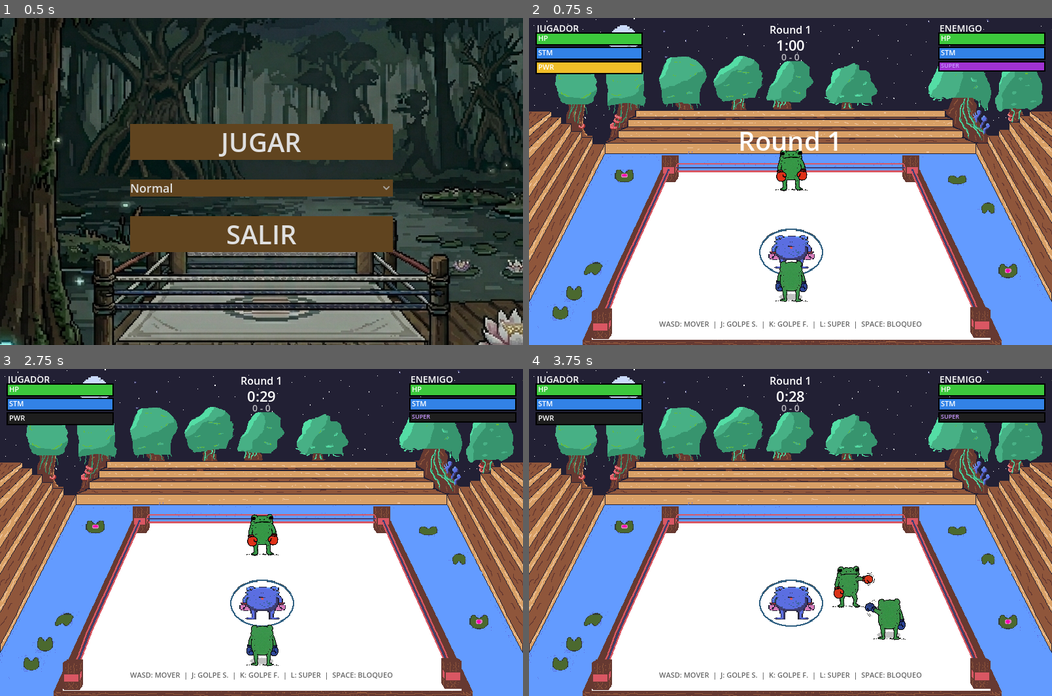
Above: before the commit, frames 1-4 (two rows, left to right).
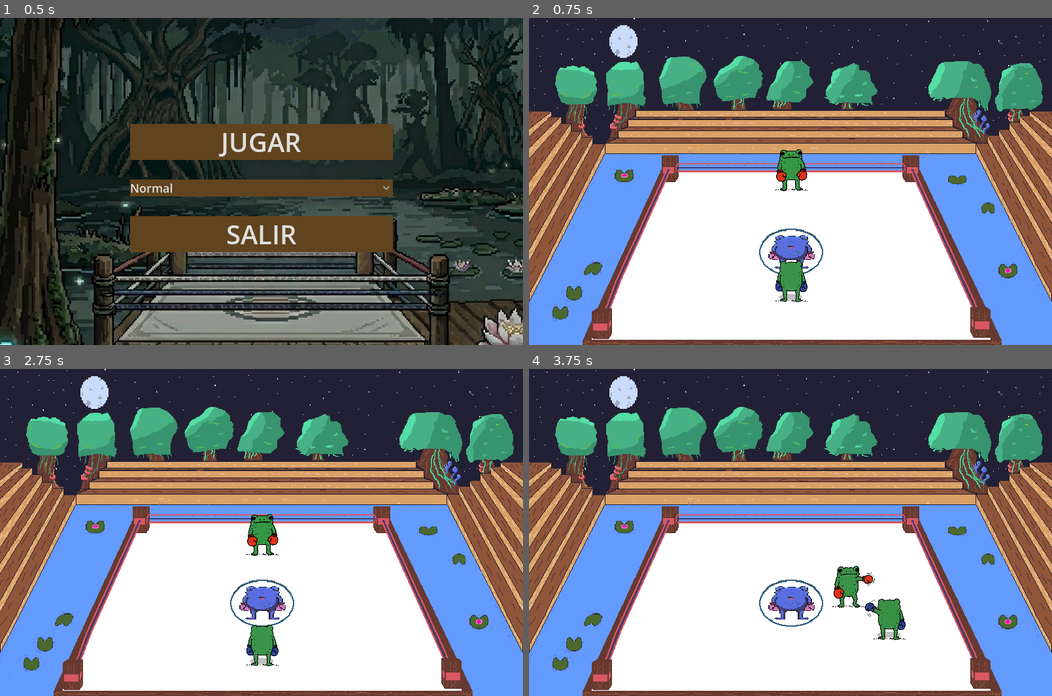
Above: after the commit, the same moments.

Repository: pperez227/GameJam_EA
Game: Godot game, scene res://scenes/Menu.tscn
Same seed, same stepped clock (60 frames per second), same inputs: the game is played once before the commit and once after it. Sound files missing from this copy of the repository are replaced by a short silence.
Inputs:
- Up to frame 1 (0.5 s): no input
- Up to frame 2 (0.75 s): click "JUGAR" at 0.5 s
- Up to frame 3 (2.75 s): tap Enter at 1.25 s; hold D (move_right) 1.28-2.03 s; hold Space (block) 1.28-2.03 s; hold S (move_down) from 2.03 s (still down); tap Shift (dash) at 2.1 s
- Up to frame 4 (3.75 s): release S (move_down) at 2.78 s; hold D (move_right) 2.78-3.53 s; tap K (hard_attack) at 2.85 s; hold W (move_up) from 3.53 s (still down); tap F (qte_f) at 3.6 s

Frame 1 is identical in both runs. In frame 2, 5.9% of the frame differs, in the area x 1-99%, y 2-95%; in frame 3, 5.0%; in frame 4, 5.0%.
Error after the commit: Parse Error: Invalid argument for "_add_border()" function: argument 1 should be "Control" but is "res://scripts/hud.gd". (res://scripts/hud.gd:420)

Commit message:
DESPUES DEBUG MASIVO

Diff:
--- a/scripts/enemy.gd
+++ b/scripts/enemy.gd
@@ -199,7 +199,9 @@
 			_end_attack()
 
 func start_attack(is_super: bool = false) -> void:
-	if not is_super:
+	if is_super:
+		stamina -= SUPER_ATTACK_STAMINA_COST
+	else:
 		stamina -= NORMAL_ATTACK_STAMINA_COST
 	stamina = maxf(stamina, 0.0)
 	is_attacking = true
--- a/scripts/game_manager.gd
+++ b/scripts/game_manager.gd
@@ -313,6 +313,7 @@
 				knockdown_mash_count += 1
 				knockdown_last_key = "D"
 
+		hud.update_knockdown_progress(float(knockdown_mash_count) / float(KNOCKDOWN_MASH_NEEDED))
 		if knockdown_mash_count >= KNOCKDOWN_MASH_NEEDED:
 			_recover_from_knockdown("player")
 			return
@@ -544,8 +545,8 @@
 
 # ── Audio helpers ───────────────────────────────────────────────
 func _play_sfx_safe(sfx: AudioStreamPlayer) -> void:
-	if not sfx.playing:
-		sfx.play()
+	sfx.stop()
+	sfx.play()
 
 func _load_sfx(node_name: String, path: String) -> AudioStreamPlayer:
 	var player_node = AudioStreamPlayer.new()
@@ -596,7 +597,7 @@
 	score_lbl.name = "ScoreLabel"
 	score_lbl.horizontal_alignment = HORIZONTAL_ALIGNMENT_CENTER
 	score_lbl.add_theme_font_size_override("font_size", 24)
-	score_lbl.add_theme_color_override("font_color", Color(1, 1, 1, 0.8))
+	score_lbl.add_theme_color_override("font_color", Color("1a3a8a"))
 	vbox.add_child(score_lbl)
 	victory_score_label = score_lbl
 
@@ -687,7 +688,7 @@
 	title.text = "PAUSA"
 	title.horizontal_alignment = HORIZONTAL_ALIGNMENT_CENTER
 	title.add_theme_font_size_override("font_size", 36)
-	title.add_theme_color_override("font_color", Color.WHITE)
+	title.add_theme_color_override("font_color", Color("1a3a8a"))
 	vbox.add_child(title)
 
 	# Resume button
--- a/scripts/game_settings.gd
+++ b/scripts/game_settings.gd
@@ -2,6 +2,6 @@
 
 # ── GameSettings — Autoload singleton ────────────────────────────
 # Stores settings between scenes (e.g. difficulty).
-# 0 = Fácil, 1 = Normal, 2 = Difícil
+# 0 = Normal, 1 = Difícil, 2 = Extremo
 
 var difficulty: int = 1
--- a/scripts/hud.gd
+++ b/scripts/hud.gd
@@ -41,6 +41,8 @@
 var timer_label: Label
 var score_label: Label
 var knockdown_label: Label
+var knockdown_progress_bg: ColorRect
+var knockdown_progress_fill: ColorRect
 var combo_label: Label
 var transition_label: Label
 
@@ -65,7 +67,7 @@
 	lbl.text = "ENEMIGO"
 	lbl.position = Vector2(base_x, 6)
 	lbl.add_theme_font_size_override("font_size", 14)
-	lbl.add_theme_color_override("font_color", Color.WHITE)
+	lbl.add_theme_color_override("font_color", Color("1a3a8a"))
 	container.add_child(lbl)
 
 	# HP bar with border
@@ -80,7 +82,7 @@
 	hp_lbl.text = "HP"
 	hp_lbl.position = Vector2(base_x + 2, hp_y - 1)
 	hp_lbl.add_theme_font_size_override("font_size", 11)
-	hp_lbl.add_theme_color_override("font_color", Color.WHITE)
+	hp_lbl.add_theme_color_override("font_color", Color("1a3a8a"))
 	container.add_child(hp_lbl)
 
 	# Stamina bar (blue) with border
@@ -95,7 +97,7 @@
 	stm_lbl.text = "STM"
 	stm_lbl.position = Vector2(base_x + 2, stm_y - 1)
 	stm_lbl.add_theme_font_size_override("font_size", 11)
-	stm_lbl.add_theme_color_override("font_color", Color.WHITE)
+	stm_lbl.add_theme_color_override("font_color", Color("1a3a8a"))
 	container.add_child(stm_lbl)
 
 	# Power bar (purple) with border
@@ -125,7 +127,7 @@
 	title_lbl.text = "JUGADOR"
 	title_lbl.position = Vector2(base_x, 6)
 	title_lbl.add_theme_font_size_override("font_size", 14)
-	title_lbl.add_theme_color_override("font_color", Color.WHITE)
+	title_lbl.add_theme_color_override("font_color", Color("1a3a8a"))
 	container.add_child(title_lbl)
 
 	# HP bar
@@ -140,7 +142,7 @@
 	hp_lbl.text = "HP"
 	hp_lbl.position = Vector2(base_x + 2, hp_y - 1)
 	hp_lbl.add_theme_font_size_override("font_size", 11)
-	hp_lbl.add_theme_color_override("font_color", Color.WHITE)
+	hp_lbl.add_theme_color_override("font_color", Color("1a3a8a"))
 	container.add_child(hp_lbl)
 
 	# Stamina bar (blue)
@@ -155,7 +157,7 @@
 	stm_lbl.text = "STM"
 	stm_lbl.position = Vector2(base_x + 2, stm_y - 1)
 	stm_lbl.add_theme_font_size_override("font_size", 11)
-	stm_lbl.add_theme_color_override("font_color", Color.WHITE)
+	stm_lbl.add_theme_color_override("font_color", Color("1a3a8a"))
 	container.add_child(stm_lbl)
 
 	# Power bar (yellow/orange)
@@ -170,7 +172,7 @@
 	pwr_lbl.text = "PWR"
 	pwr_lbl.position = Vector2(base_x + 2, pwr_y - 1)
 	pwr_lbl.add_theme_font_size_override("font_size", 11)
-	pwr_lbl.add_theme_color_override("font_color", Color.WHITE)
+	pwr_lbl.add_theme_color_override("font_color", Color("1a3a8a"))
 	container.add_child(pwr_lbl)
 
 # ── Hint label (bottom-center) ──────────────────────────────────
@@ -375,7 +377,7 @@
 	round_label.size = Vector2(800, 30)
 	round_label.horizontal_alignment = HORIZONTAL_ALIGNMENT_CENTER
 	round_label.add_theme_font_size_override("font_size", 16)
-	round_label.add_theme_color_override("font_color", Color.WHITE)
+	round_label.add_theme_color_override("font_color", Color("1a3a8a"))
 	add_child(round_label)
 
 	# Timer (top center, below round)
@@ -385,7 +387,7 @@
 	timer_label.size = Vector2(800, 30)
 	timer_label.horizontal_alignment = HORIZONTAL_ALIGNMENT_CENTER
 	timer_label.add_theme_font_size_override("font_size", 22)
-	timer_label.add_theme_color_override("font_color", Color.WHITE)
+	timer_label.add_theme_color_override("font_color", Color("1a3a8a"))
 	add_child(timer_label)
 
 	# Score (top center, below timer)
@@ -395,7 +397,7 @@
 	score_label.size = Vector2(800, 30)
 	score_label.horizontal_alignment = HORIZONTAL_ALIGNMENT_CENTER
 	score_label.add_theme_font_size_override("font_size", 14)
-	score_label.add_theme_color_override("font_color", Color(1, 1, 1, 0.7))
+	score_label.add_theme_color_override("font_color", Color("1a3a8a"))
 	add_child(score_label)
 
 
@@ -406,9 +408,22 @@
 	knockdown_label.size = Vector2(800, 110)
 	knockdown_label.horizontal_alignment = HORIZONTAL_ALIGNMENT_CENTER
 	knockdown_label.add_theme_font_size_override("font_size", 36)
-	knockdown_label.add_theme_color_override("font_color", Color.WHITE)
+	knockdown_label.add_theme_color_override("font_color", Color("1a3a8a"))
 	knockdown_label.visible = false
 	add_child(knockdown_label)
+
+	# Knockdown mash progress bar (below knockdown text)
+	var kd_bar_width: float = 200.0
+	var kd_bar_height: float = 14.0
+	var kd_bar_x: float = 300.0
+	var kd_bar_y: float = 295.0
+	_add_border(self, kd_bar_x, kd_bar_y, kd_bar_width, kd_bar_height)
+	knockdown_progress_bg = _make_bar(kd_bar_x, kd_bar_y, kd_bar_width, kd_bar_height, Color8(30, 30, 30))
+	add_child(knockdown_progress_bg)
+	knockdown_progress_fill = _make_bar(kd_bar_x, kd_bar_y, 0, kd_bar_height, Color8(60, 200, 60))
+	add_child(knockdown_progress_fill)
+	knockdown_progress_bg.visible = false
+	knockdown_progress_fill.visible = false
 
 	# Combo counter (right side, hidden)
 	combo_label = Label.new()
@@ -428,7 +443,7 @@
 	transition_label.size = Vector2(800, 100)
 	transition_label.horizontal_alignment = HORIZONTAL_ALIGNMENT_CENTER
 	transition_label.add_theme_font_size_override("font_size", 40)
-	transition_label.add_theme_color_override("font_color", Color.WHITE)
+	transition_label.add_theme_color_override("font_color", Color("1a3a8a"))
 	transition_label.visible = false
 	add_child(transition_label)
 
@@ -443,21 +458,30 @@
 	if seconds <= 10.0:
 		timer_label.add_theme_color_override("font_color", Color(1, 0.3, 0.3))
 	else:
-		timer_label.add_theme_color_override("font_color", Color.WHITE)
+		timer_label.add_theme_color_override("font_color", Color("1a3a8a"))
 
 func update_score(p_wins: int, e_wins: int) -> void:
 	score_label.text = str(p_wins) + " - " + str(e_wins)
 
 func show_knockdown(count: int, is_player: bool) -> void:
 	knockdown_label.visible = true
-	knockdown_label.add_theme_color_override("font_color", Color.WHITE)
+	knockdown_label.add_theme_color_override("font_color", Color("1a3a8a"))
 	if is_player:
 		knockdown_label.text = str(count) + "\n\u00a1Presiona A y D para levantarte!"
+		knockdown_progress_bg.visible = true
+		knockdown_progress_fill.visible = true
 	else:
 		knockdown_label.text = "KNOCKDOWN\n" + str(count)
+		knockdown_progress_bg.visible = false
+		knockdown_progress_fill.visible = false
 
 func hide_knockdown() -> void:
 	knockdown_label.visible = false
+	knockdown_progress_bg.visible = false
+	knockdown_progress_fill.visible = false
+
+func update_knockdown_progress(ratio: float) -> void:
+	knockdown_progress_fill.size.x = 200.0 * clampf(ratio, 0.0, 1.0)
 
 func update_combo(count: int) -> void:
 	if count >= 2:
